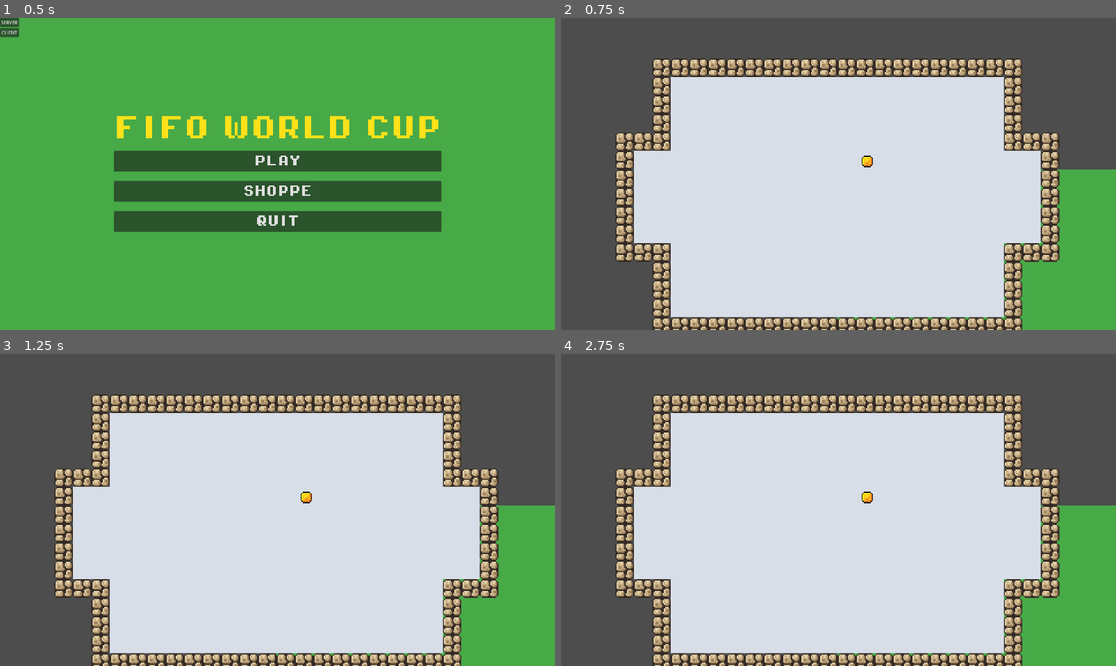
Above: before the commit, frames 1-4 (two rows, left to right).
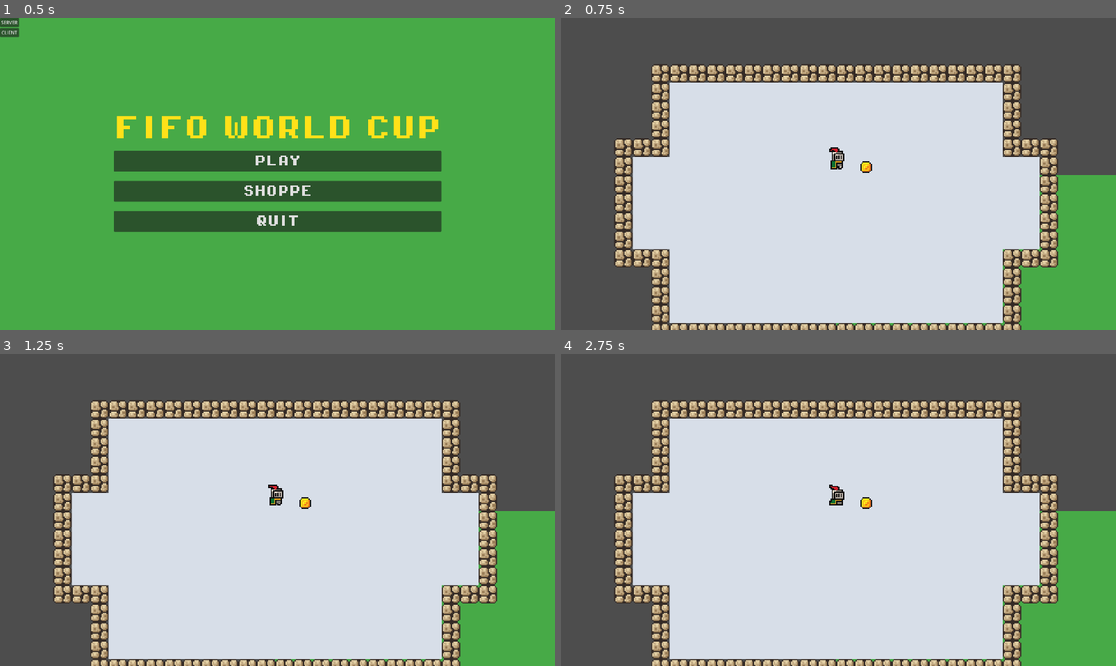
Above: after the commit, the same moments.

Repository: SeanK27/fifo-world-cup
Game: Godot game, scene res://scenes/multiplayer_example.tscn
The game is run twice, just before and just after one commit, with the same random seed, the same clock (stepped at 60 frames per second) and the same inputs.
Inputs:
- Up to frame 1 (0.5 s): no input
- Up to frame 2 (0.75 s): click "PLAY" at 0.5 s
- Up to frame 3 (1.25 s): no input
- Up to frame 4 (2.75 s): hold Right (move_right) 1.28-2.03 s; tap Enter at 2 s; hold Down (move_down) from 2.03 s (still down)

Frame 1 is identical in both runs. In frame 2, 13% of the frame differs, in the area x 9-100%, y 12-100%; in frame 3, 13%; in frame 4, 13%.

Commit message:
fixed borked merge

Diff:
--- a/scenes/player.tscn
+++ b/scenes/player.tscn
@@ -2,6 +2,8 @@
 
 [ext_resource type="Texture2D" uid="uid://cev7w6p4agpo5" path="res://assets/sprites/knight.png" id="1_4flbx"]
 [ext_resource type="Script" uid="uid://dq3s5ds2pvvxm" path="res://scripts/player.gd" id="1_g2els"]
+
+[sub_resource type="SceneReplicationConfig" id="SceneReplicationConfig_g2els"]
 
 [sub_resource type="AtlasTexture" id="AtlasTexture_onrkg"]
 atlas = ExtResource("1_4flbx")
